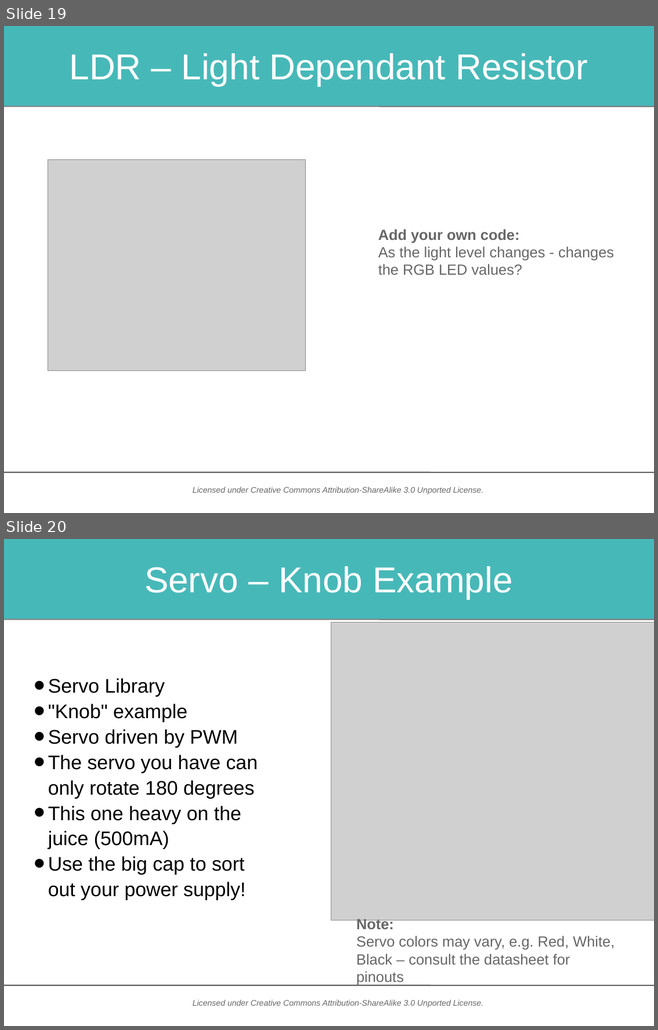
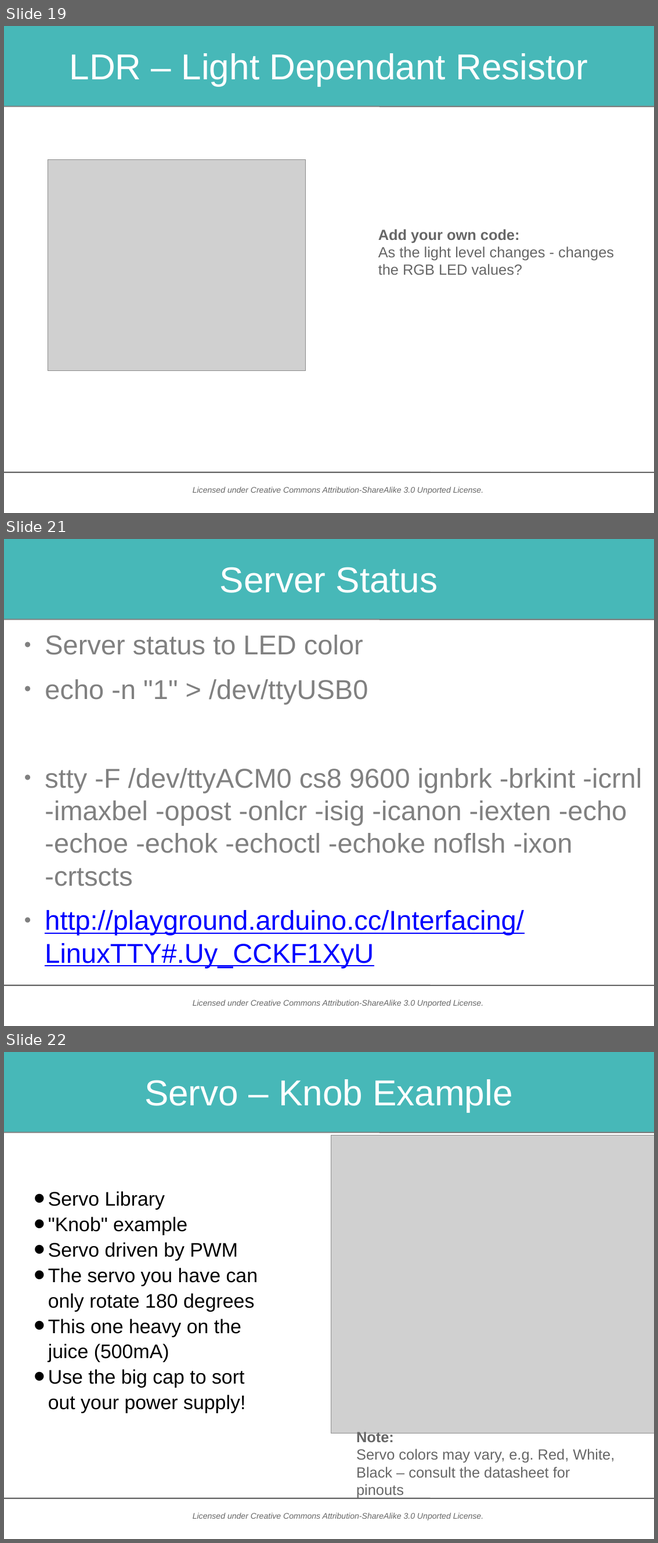
Before and after one commit to house4hack/arduino-introduction, a slide deck: introduction_to_arduino_course.odp. Shown one above the other, each under a label of ours: slides 19 and 20 before the commit, slides 19, 21 and 22 after it; the slides between them are not shown. The pictures are 658x1030 and 658x1543 pixels, drawn with LibreOffice and Linux fonts; fonts in the diff are those of the drawing; grey boxes stand for pictures; background and template pictures are left out. Boxes give left, top, right and bottom in pixels: in the first picture for what was removed or moved away, otherwise in the second. Text is boxed around its words. In the diff, an @@ line names an element or a change of style, - is before the commit and + after.

Commit message:
Server status

```diff
--- a/introduction_to_arduino_course.odp
+++ b/introduction_to_arduino_course.odp
@@ slide 21 added at box(4, 539, 654, 1026), background #FFFFFF; not listed: 3 template elements that a slide beside it also shows @@
@@ title added at box(4, 539, 654, 619), fill #47B8B8, 44 pt, text #FFFFFF @@
+Server Status
@@ text added at box(45, 635, 641, 968), 33.3 pt, text #808080 @@
+● Server status to LED color
+● echo -n "1" > /dev/ttyUSB0
+● stty -F /dev/ttyACM0 cs8 9600 ignbrk -brkint -icrnl -imaxbel -opost -onlcr -isig -icanon -iexten -echo -echoe -echok -echoctl -echoke noflsh -ixon -crtscts
+● http://playground.arduino.cc/Interfacing/LinuxTTY#.Uy_CCKF1XyU
@@ what was slide 20 is now slide 22 @@
```
Also in this commit, not shown: 1 other slide added.
